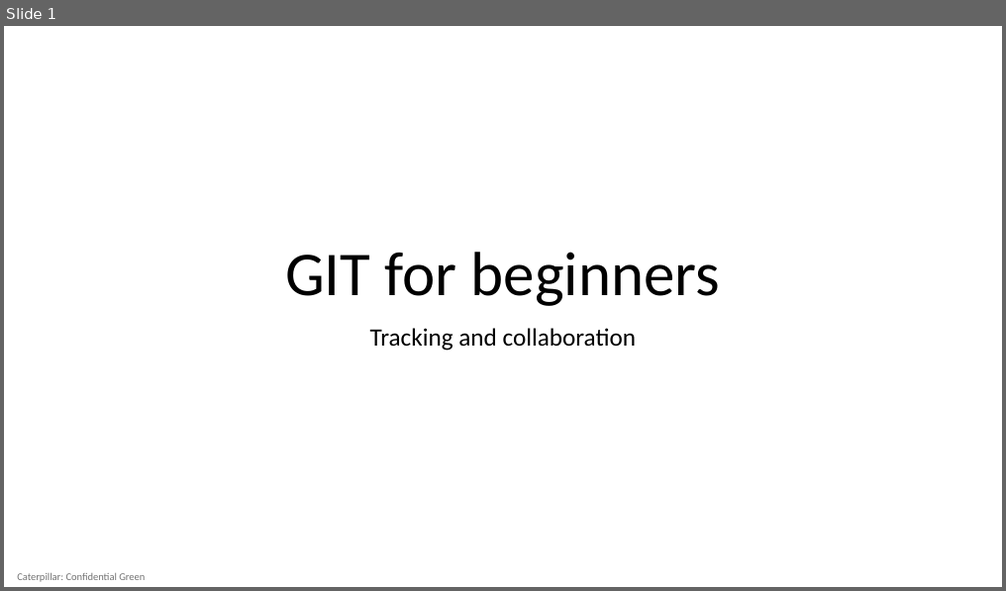
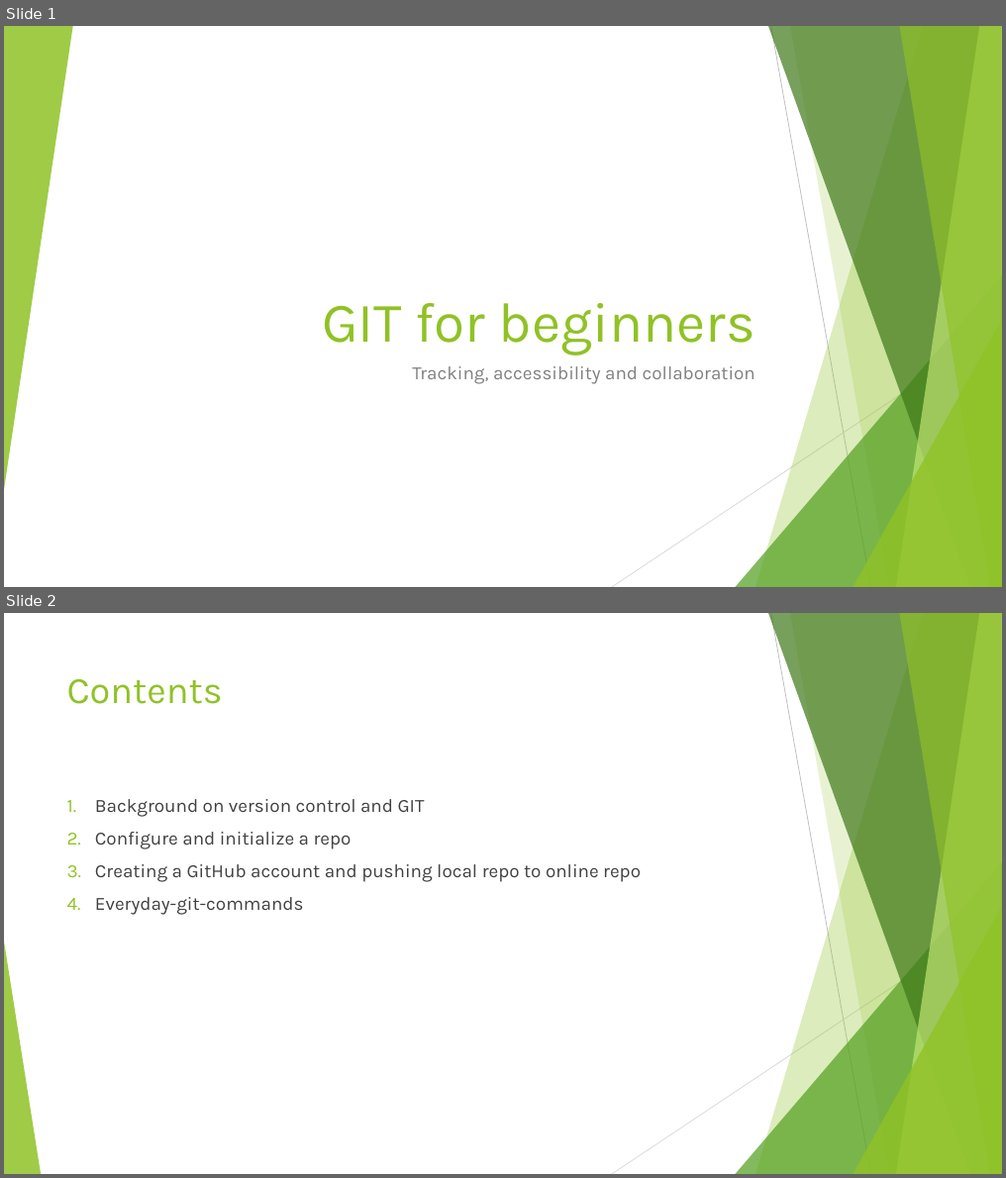
Before and after one commit to AydinGizem/teaching-github, a slide deck: GIT for beginners.pptx. Shown one above the other, each under a label of ours: slide 1 before the commit, slides 1 and 2 after it. The pictures are 1006x591 and 1006x1178 pixels, drawn with LibreOffice and Linux fonts; fonts in the diff are those of the drawing. Boxes give left, top, right and bottom in pixels: in the first picture for what was removed or moved away, otherwise in the second. Text is boxed around its words. In the diff, an @@ line names an element or a change of style, - is before the commit and + after.

```diff
--- a/GIT for beginners.pptx
+++ b/GIT for beginners.pptx
@@ slide 2 added at [4,613,1002,1174], background #FFFFFF; not listed: 9 template elements that a slide beside it also shows @@
@@ title added at [67,679,223,704], 36 pt, text #90C226 @@
+Contents
@@ text added at [95,799,641,915], 18 pt, text #404040 @@
+1. Background on version control and GIT
+2. Configure and initialize a repo
+3. Creating a GitHub account and pushing local repo to online repo
+4. Everyday-git-commands
@@ triangle added at [4,942,41,1174], fill #90C226 at 85% opacity @@
@@ slide 1 changed as well @@
@@ group added at [4,26,1002,587]: 5 freeform shapes, 3 triangles, 2 lines @@
@@ title "GIT for beginners": place and size @@
-title "GIT for beginners" at [285,252,720,306]
+title "GIT for beginners" at [322,303,755,356]
@@ title "GIT for beginners" at [322,303,755,356]: size 60 to 54 pt, font Calibri to Karla, text colour #000000 to #90C226; alignment centre to right; line spacing 0.9 to 1 @@
@@ subtitle at [412,367,755,384]: text changed; size 24 to 18 pt; font Calibri to Karla; text colour #000000 to #808080 @@
-Tracking and collaboration
+Tracking, accessibility and collaboration
@@ text removed at [17,573,145,582] @@
-Caterpillar: Confidential Green
```
Also in this commit, not shown: 8 other slides changed, 7 other slides added, 2 slides removed, 1 other file.
